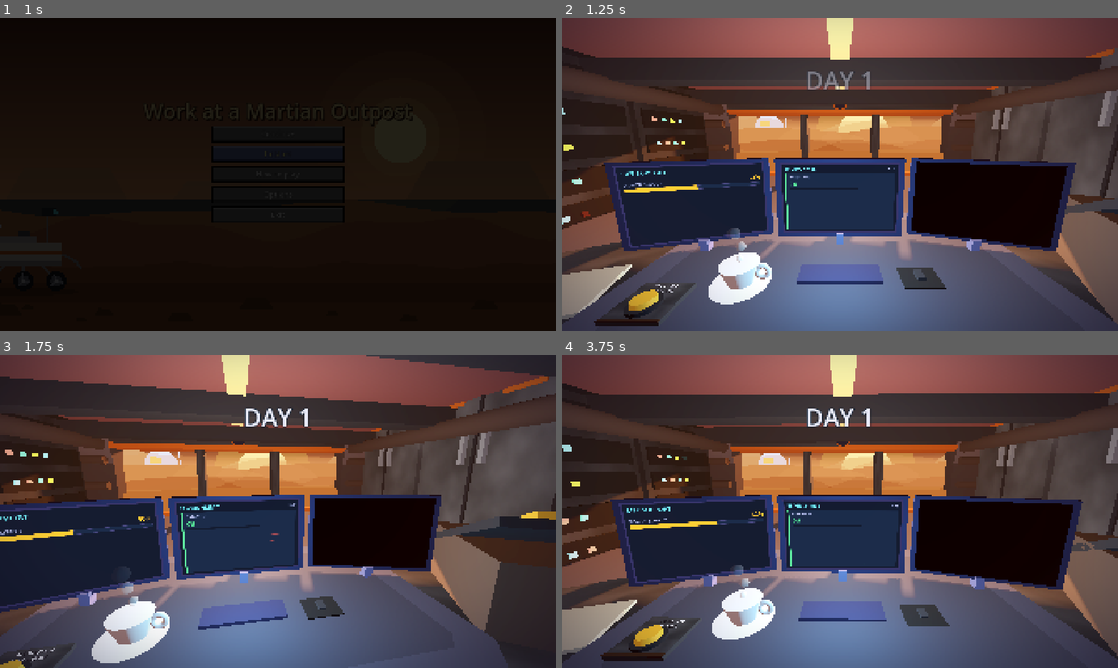
Above: before the commit, frames 1-4 (two rows, left to right).
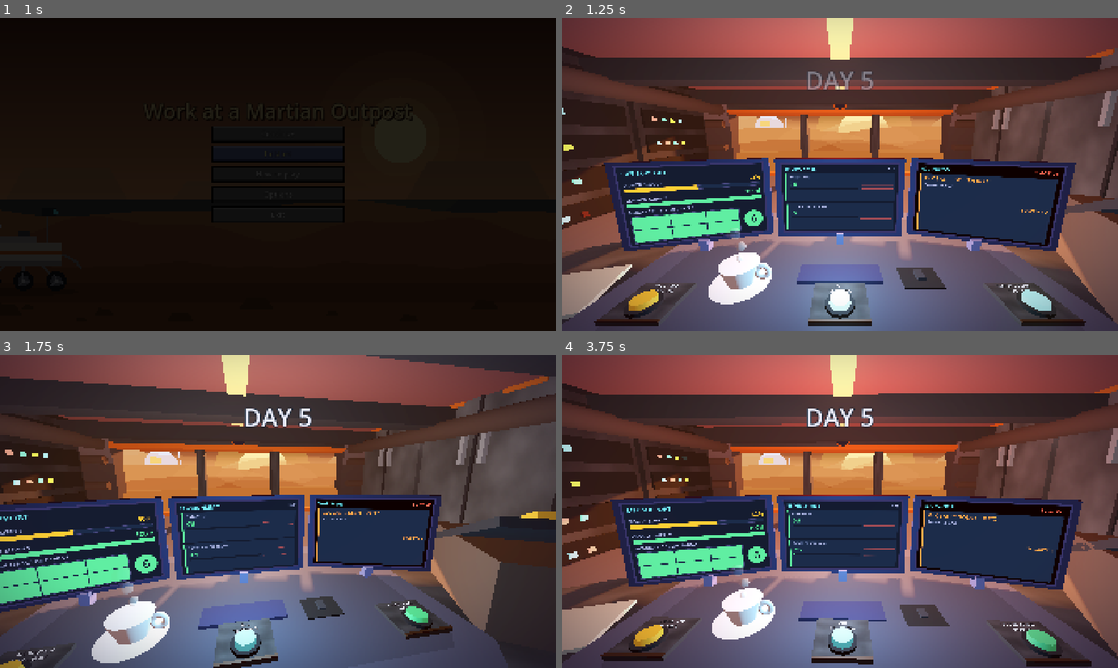
Above: after the commit, the same moments.

Repository: PolarLordStar/junior-astruonaut-mission-trainer
Game: Godot game, scene res://main_menu.tscn
Same seed, same stepped clock (60 frames per second), same inputs: the game is played once before the commit and once after it. Sound files missing from this copy of the repository are replaced by a short silence.
Inputs (mouse positions are in pixels of both pictures, inside the frame that each line leads up to):
- Up to frame 1 (1 s): click "Restart" at 0.5 s
- Up to frame 2 (1.25 s): no input
- Up to frame 3 (1.75 s): move the mouse to (400, 495) at 1.27 s; click (400, 495) at 1.42 s
- Up to frame 4 (3.75 s): move the mouse to (728, 527) at 2.02 s; click (728, 527) at 2.17 s; move the mouse to (895, 442) at 2.77 s; click (895, 442) at 2.92 s; move the mouse to (812, 574) at 3.52 s; click (812, 574) at 3.67 s

Frame 1 is identical in both runs. In frame 2, 14% of the frame differs, in the area x 11-95%, y 0-99%; in frame 3, 9.2%; in frame 4, 21%, in the area x 10-100%, y 0-100%.

Commit message:
Health

Diff:
--- a/main/game/game.gd
+++ b/main/game/game.gd
@@ -11,7 +11,7 @@
 @onready var storm_system: StormSystem = $ControlRoom/StormSystem
 @onready var _room = $ControlRoom
 
-var day_number: int = save_script.load_day()
+var day_number: int = 4
 var date
 
 func setup() -> void:
--- a/main/game/game.tscn
+++ b/main/game/game.tscn
@@ -7,6 +7,8 @@
 [ext_resource type="PackedScene" uid="uid://x0mt4djj6vod" path="res://main/game/ui/day_counter.tscn" id="3_daycounter"]
 [ext_resource type="PackedScene" uid="uid://cxk33i3nocbt" path="res://main/game/player/player_sounds.tscn" id="4_ej72j"]
 [ext_resource type="PackedScene" path="res://main/game/ui/day_transition.tscn" id="5_458dk"]
+[ext_resource type="PackedScene" path="res://main/game/ui/low_health_overlay.tscn" id="6_lowhp"]
+[ext_resource type="PackedScene" path="res://main/game/ui/death_screen.tscn" id="7_death"]
 
 [node name="Game" type="Node" unique_id=466476844]
 script = ExtResource("1_3epdo")
@@ -27,9 +29,13 @@
 
 [node name="ControlRoom" parent="." unique_id=1901615750 instance=ExtResource("2_5mlo5")]
 
+[node name="LowHealthOverlay" parent="." instance=ExtResource("6_lowhp")]
+
 [node name="DayCounter" parent="." unique_id=1010252669 instance=ExtResource("3_daycounter")]
 
 [node name="DayTransition" parent="." unique_id=2083233202 instance=ExtResource("5_458dk")]
 
+[node name="DeathScreen" parent="." instance=ExtResource("7_death")]
+
 [connection signal="timeout" from="Timers/DayTimer" to="." method="_on_day_end"]
 [connection signal="timeout" from="Timers/TickUpdateTimer" to="." method="_updating_tick"]
--- /dev/null
+++ b/main/game/ui/death_screen.gd
@@ -0,0 +1,128 @@
+extends CanvasLayer
+## "YOU DIED" screen. It is a copy of the day transition screen ("You have survived!"), with
+## Restart instead of Continue.
+##
+## It only READS the Health node (Game/Health, health.gd). It never changes the Health number.
+## Every frame it checks that number, and the moment Health reaches 0:
+##   1. the death sound plays: GameSounds.play_death()
+##   2. the game pauses (day timer, events and damage all stop, and the room hum goes quiet)
+##   3. the screen fades in: "YOU DIED", then the two buttons
+##
+##   Restart              -> same as the pause menu's Restart (control_room.gd _on_restart()):
+##                           retry sound, delete the save, fade to black, load a new game (day 1).
+##   Return to Main Menu  -> same as the day transition's (game.gd _on_transition_main_menu()):
+##                           fade to black, un-pause, load the main menu.
+## This script does everything itself, so game.gd does not need to know about it.
+##
+## All the nodes are in main/game/ui/death_screen.tscn: change the texts, font sizes, colours and
+## the darkness of the screen (Dim) there. The buttons use the shared McButton look.
+##
+## Node tree (death_screen.tscn), the same as day_transition.tscn:
+##   DeathScreen (CanvasLayer, keeps running while the game is paused)
+##   └ Root
+##     ├ Dim (ColorRect, the dark screen; it also blocks clicks on the room behind)
+##     └ Center
+##       └ Box (VBox): Title, GapTop, PromptLabel, RestartButton, GapBottom, MainMenuButton
+##
+## In game.tscn this node must be a child of Game, and it should stay LAST in the list (below
+## DayTransition). That way it gets the keyboard first, so Esc cannot open the pause menu on top of it.
+
+const GAME_SCENE := "res://main/game/game.tscn"
+const MAIN_MENU_SCENE := "res://main_menu.tscn"
+
+## Optional: drop a pixel font here and the texts use it (same file the other menus look for).
+const FONT_PATH := "res://fonts/pixel.ttf"
+
+@export var fade_in_time := 0.8    # seconds for the screen to fade in
+@export var fade_out_time := 0.5   # seconds to fade to black before Restart / the main menu
+
+@onready var _root: Control = $Root
+@onready var _dim: ColorRect = %Dim
+@onready var _title: Label = %Title
+@onready var _prompt: Label = %PromptLabel
+@onready var _restart: Button = %RestartButton
+@onready var _menu: Button = %MainMenuButton
+@onready var _health = get_node_or_null("../Health")   # Game/Health (this node must be a child of Game)
+
+var _died := false      # true once the player has died (the screen only shows once)
+var _leaving := false   # true once a button was pressed (no double clicks)
+var _tween: Tween
+
+
+func _ready() -> void:
+	if _health == null:
+		push_warning("DeathScreen: Game/Health not found (this node must be a child of Game)")
+	if ResourceLoader.exists(FONT_PATH):
+		var font := load(FONT_PATH) as Font
+		_title.add_theme_font_override("font", font)
+		_prompt.add_theme_font_override("font", font)
+
+
+func _process(_delta: float) -> void:
+	if _died or _health == null:
+		return
+	if _health.Health <= 0:
+		_die()
+
+
+func _die() -> void:
+	_died = true
+	GameSounds.play_death()
+	get_tree().paused = true   # this node keeps running while paused (process mode: Always)
+	_set_buttons_disabled(true)   # no accidental click while it is still fading in
+	_root.mouse_filter = Control.MOUSE_FILTER_STOP
+	_root.modulate.a = 0.0
+	visible = true
+	_tween = create_tween()
+	_tween.tween_property(_root, "modulate:a", 1.0, fade_in_time)
+	_tween.tween_callback(_enable_buttons)
+
+
+func _enable_buttons() -> void:
+	_set_buttons_disabled(false)
+	_restart.grab_focus()   # so Enter / Space also work
+
+
+func _set_buttons_disabled(value: bool) -> void:
+	_restart.disabled = value
+	_menu.disabled = value
+
+
+# While this screen is up, Esc must not open the pause menu on top of it.
+func _unhandled_input(event: InputEvent) -> void:
+	if visible and event.is_action_pressed("ui_cancel"):
+		get_viewport().set_input_as_handled()
+
+
+# The buttons are wired to these in death_screen.tscn (Node tab > Signals).
+func _on_restart_button_pressed() -> void:
+	if _leaving:
+		return
+	_leaving = true
+	_set_buttons_disabled(true)
+	GameSounds.play_retry()   # keeps playing after the scene change
+	var save_script = preload("res://scripts/save_manager.gd").new()
+	save_script.delete_save()   # a restart begins again from day 1
+	save_script.free()
+	_fade_to_black_then(_load_scene.bind(GAME_SCENE))
+
+
+func _on_main_menu_button_pressed() -> void:
+	if _leaving:
+		return
+	_leaving = true
+	_set_buttons_disabled(true)
+	_fade_to_black_then(_load_scene.bind(MAIN_MENU_SCENE))
+
+
+func _fade_to_black_then(next: Callable) -> void:
+	if _tween != null and _tween.is_valid():
+		_tween.kill()
+	_tween = create_tween()
+	_tween.tween_property(_dim, "color:a", 1.0, fade_out_time)   # the dark screen turns fully black
+	_tween.tween_callback(next)
+
+
+func _load_scene(path: String) -> void:
+	get_tree().paused = false   # we paused the game when the player died; undo it first
+	get_tree().change_scene_to_file(path)
--- /dev/null
+++ b/main/game/ui/death_screen.tscn
@@ -0,0 +1,83 @@
+[gd_scene format=3]
+
+[ext_resource type="Script" path="res://main/game/ui/death_screen.gd" id="1_death"]
+[ext_resource type="Script" path="res://scripts/mc_button.gd" id="2_btn"]
+
+[node name="DeathScreen" type="CanvasLayer"]
+process_mode = 3
+layer = 20
+visible = false
+script = ExtResource("1_death")
+
+[node name="Root" type="Control" parent="."]
+texture_filter = 1
+layout_mode = 3
+anchors_preset = 15
+anchor_right = 1.0
+anchor_bottom = 1.0
+grow_horizontal = 2
+grow_vertical = 2
+
+[node name="Dim" type="ColorRect" parent="Root"]
+unique_name_in_owner = true
+layout_mode = 1
+anchors_preset = 15
+anchor_right = 1.0
+anchor_bottom = 1.0
+grow_horizontal = 2
+grow_vertical = 2
+color = Color(0.02, 0.02, 0.08, 0.94)
+
+[node name="Center" type="CenterContainer" parent="Root"]
+layout_mode = 1
+anchors_preset = 15
+anchor_right = 1.0
+anchor_bottom = 1.0
+grow_horizontal = 2
+grow_vertical = 2
+
+[node name="Box" type="VBoxContainer" parent="Root/Center"]
+layout_mode = 2
+theme_override_constants/separation = 14
+
+[node name="Title" type="Label" parent="Root/Center/Box"]
+unique_name_in_owner = true
+layout_mode = 2
+theme_override_colors/font_color = Color(0.9333, 0.9412, 1, 1)
+theme_override_colors/font_outline_color = Color(0.0588, 0.1059, 0.1686, 1)
+theme_override_constants/outline_size = 14
+theme_override_font_sizes/font_size = 84
+text = "YOU DIED"
+horizontal_alignment = 1
+
+[node name="GapTop" type="Control" parent="Root/Center/Box"]
+custom_minimum_size = Vector2(0, 24)
+layout_mode = 2
+
+[node name="PromptLabel" type="Label" parent="Root/Center/Box"]
+unique_name_in_owner = true
+layout_mode = 2
+theme_override_colors/font_outline_color = Color(0.1686, 0.1686, 0.1686, 1)
+theme_override_constants/outline_size = 3
+theme_override_font_sizes/font_size = 38
+text = "Restart?"
+horizontal_alignment = 1
+
+[node name="RestartButton" type="Button" parent="Root/Center/Box"]
+unique_name_in_owner = true
+layout_mode = 2
+text = "Restart"
+script = ExtResource("2_btn")
+
+[node name="GapBottom" type="Control" parent="Root/Center/Box"]
+custom_minimum_size = Vector2(0, 12)
+layout_mode = 2
+
+[node name="MainMenuButton" type="Button" parent="Root/Center/Box"]
+unique_name_in_owner = true
+layout_mode = 2
+text = "Return to Main Menu"
+script = ExtResource("2_btn")
+
+[connection signal="pressed" from="Root/Center/Box/RestartButton" to="." method="_on_restart_button_pressed"]
+[connection signal="pressed" from="Root/Center/Box/MainMenuButton" to="." method="_on_main_menu_button_pressed"]
--- /dev/null
+++ b/main/game/ui/low_health_overlay.gd
@@ -0,0 +1,47 @@
+extends CanvasLayer
+## Red screen warning while the player's health is low.
+##
+## It only READS the Health node (Game/Health, health.gd). It never changes the Health number:
+##     Health BELOW low_health_threshold  ->  the whole screen fades to a red tint
+##     Health back up to the threshold or more (a new day resets it to full)  ->  the red fades away
+## When Health reaches 0 the death screen takes over (death_screen.gd).
+##
+## The red is the "Red" ColorRect in low_health_overlay.tscn: change its colour there.
+## The numbers below show up in the Inspector when you select the LowHealthOverlay node in game.tscn.
+## The overlay ignores the mouse, so clicking the desk buttons still works while the screen is red.
+
+## The screen turns red while Health is BELOW this number (20 means red from 19 and lower).
+@export var low_health_threshold: int = 20
+## How strong the red is: 0 = invisible, 1 = solid red. Keep it low so the monitors stay readable.
+@export_range(0.0, 1.0) var red_strength: float = 0.3
+## Seconds the red takes to fade in and out.
+@export var fade_time: float = 0.4
+
+@onready var _red: ColorRect = $Red
+@onready var _health = get_node_or_null("../Health")   # Game/Health (this node must be a child of Game)
+
+var _is_low := false
+var _tween: Tween
+
+
+func _ready() -> void:
+	_red.color.a = 0.0
+	if _health == null:
+		push_warning("LowHealthOverlay: Game/Health not found (this node must be a child of Game)")
+
+
+func _process(_delta: float) -> void:
+	if _health == null:
+		return
+	var low: bool = _health.Health < low_health_threshold
+	if low == _is_low:
+		return   # nothing changed
+	_is_low = low
+	_fade_to(red_strength if low else 0.0)
+
+
+func _fade_to(alpha: float) -> void:
+	if _tween != null and _tween.is_valid():
+		_tween.kill()
+	_tween = create_tween()
+	_tween.tween_property(_red, "color:a", alpha, fade_time)
--- /dev/null
+++ b/main/game/ui/low_health_overlay.tscn
@@ -0,0 +1,17 @@
+[gd_scene format=3]
+
+[ext_resource type="Script" path="res://main/game/ui/low_health_overlay.gd" id="1_lowhp"]
+
+[node name="LowHealthOverlay" type="CanvasLayer"]
+process_mode = 3
+layer = 5
+script = ExtResource("1_lowhp")
+
+[node name="Red" type="ColorRect" parent="."]
+anchors_preset = 15
+anchor_right = 1.0
+anchor_bottom = 1.0
+grow_horizontal = 2
+grow_vertical = 2
+mouse_filter = 2
+color = Color(0.85, 0.04, 0.04, 0)
Not shown, added: main/game/ui/death_screen.gd.uid
Not shown, added: main/game/ui/low_health_overlay.gd.uid
